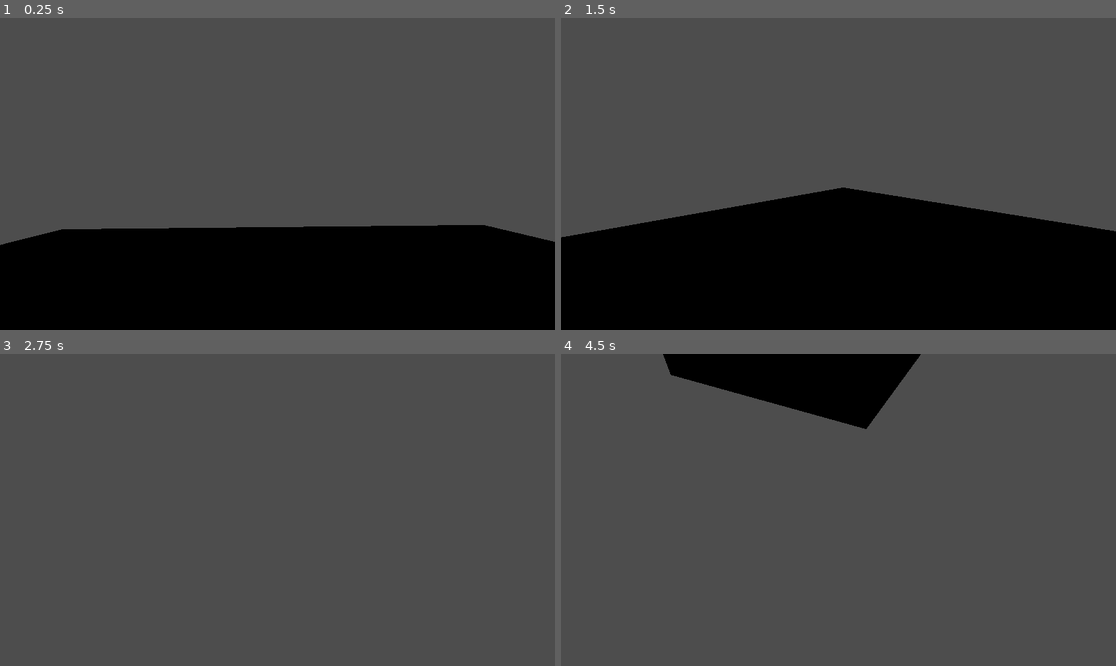
Above: before the commit, frames 1-4 (two rows, left to right).
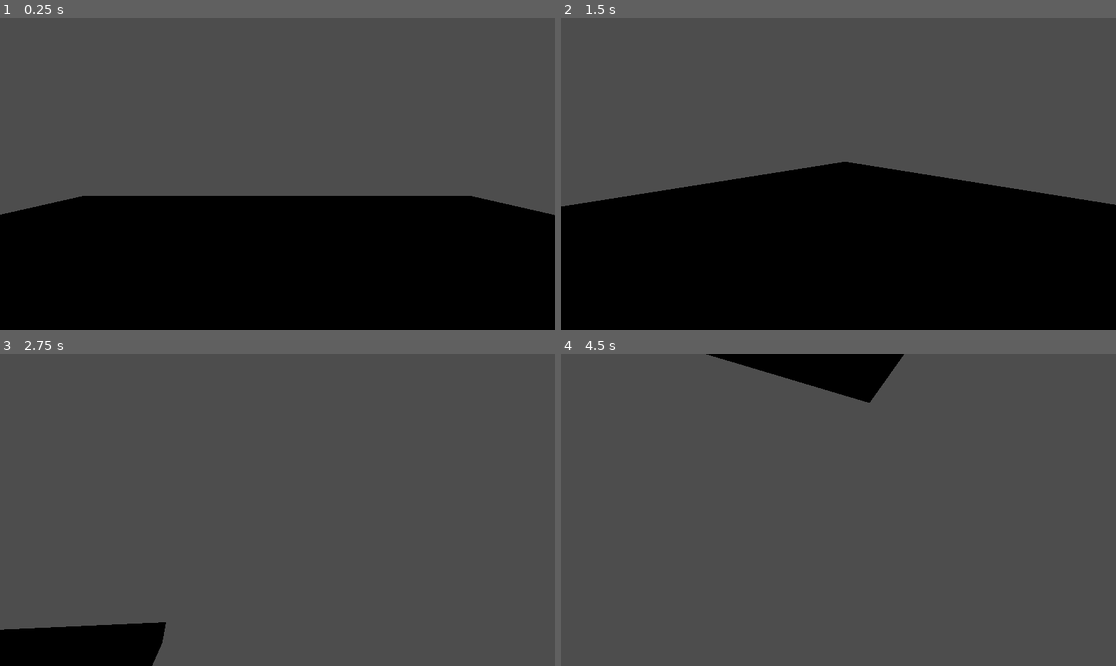
Above: after the commit, the same moments.

Repository: applewendy12/information-and-privacy-law
Game: Godot game, scene res://Levels/level.tscn
The game is run twice, just before and just after one commit, with the same random seed, the same clock (stepped at 60 frames per second) and the same inputs.
Inputs (mouse positions are in pixels of both pictures, inside the frame that each line leads up to):
- Up to frame 1 (0.25 s): no input
- Up to frame 2 (1.5 s): tap Enter at 0.5 s; move the mouse to (960, 158) at 0.52 s; hold D (right) 0.53-1.28 s; tap Space (jump) at 0.77 s; move the mouse to (727, 189) at 1.27 s; hold S (backward) from 1.28 s (still down)
- Up to frame 3 (2.75 s): tap Space (jump) at 1.52 s; move the mouse to (333, 441) at 2.02 s; release S (backward) at 2.03 s; hold D (right) from 2.03 s (still down)
- Up to frame 4 (4.5 s): move the mouse to (810, 572) at 2.77 s; release D (right) at 2.78 s; hold W (forward) 2.78-3.53 s; tap Space (jump) at 3.02, 3.77, 4.25 s; move the mouse to (1005, 556) at 3.52 s; hold A (left) from 3.53 s (still down); move the mouse to (672, 463) at 4.27 s

The runs differ from the first frame. In frame 1, 9.7% of the frame differs, in the area x 0-100%, y 57-73%; in frame 2, 8.7%; in frame 3, 3.7%; in frame 4, 3.8%.

Commit message:
debugged the camera movement

Diff:
--- a/Player/player.tscn
+++ b/Player/player.tscn
@@ -14,12 +14,12 @@
 shape = SubResource("CapsuleShape3D_hvfyp")
 
 [node name="MeshInstance3D" type="MeshInstance3D" parent="."]
+transform = Transform3D(-0.999999, 0, 0.00125669, 0, 1, 0, -0.00125669, 0, -0.999999, 0, 0, 0)
 mesh = SubResource("CapsuleMesh_l8h54")
 
 [node name="head" type="Node3D" parent="."]
-transform = Transform3D(0.0231832, 0.787559, 0.615803, -0.0296283, 0.616239, -0.787002, -0.999292, 1.5925e-09, 0.0376204, 0.00294673, 0.837756, 0)
+transform = Transform3D(1, 0, 0, 0, 0.994151, 0.107999, 0, -0.107999, 0.994151, 0.00294673, 0.837756, 0.00104654)
 script = ExtResource("2_4ntmi")
 
 [node name="Camera3D" type="Camera3D" parent="head"]
-transform = Transform3D(0.0116487, -0.036205, -0.999277, 0.782908, 0.621992, -0.013409, 0.622028, -0.782186, 0.0355905, 0, 0, 0)
-fov = 73.078
+transform = Transform3D(1, 0, 0, 0, 1, 0, 0, 0, 1, 0.0153952, -0.163579, 0.15824)
